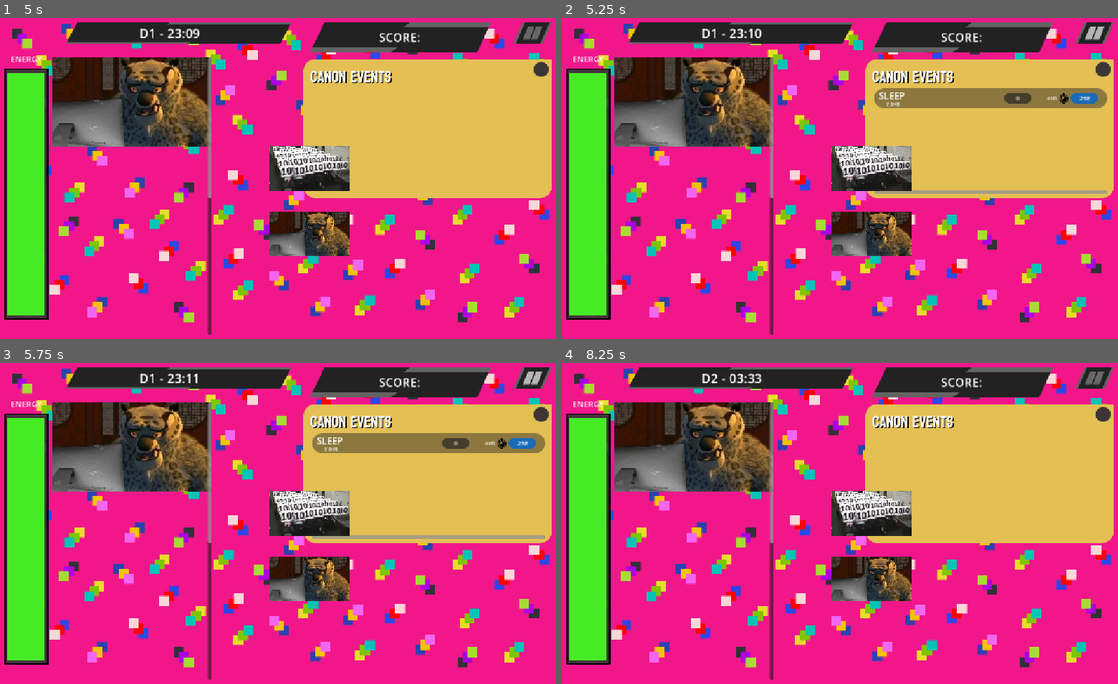
Above: before the commit, frames 1-4 (two rows, left to right).
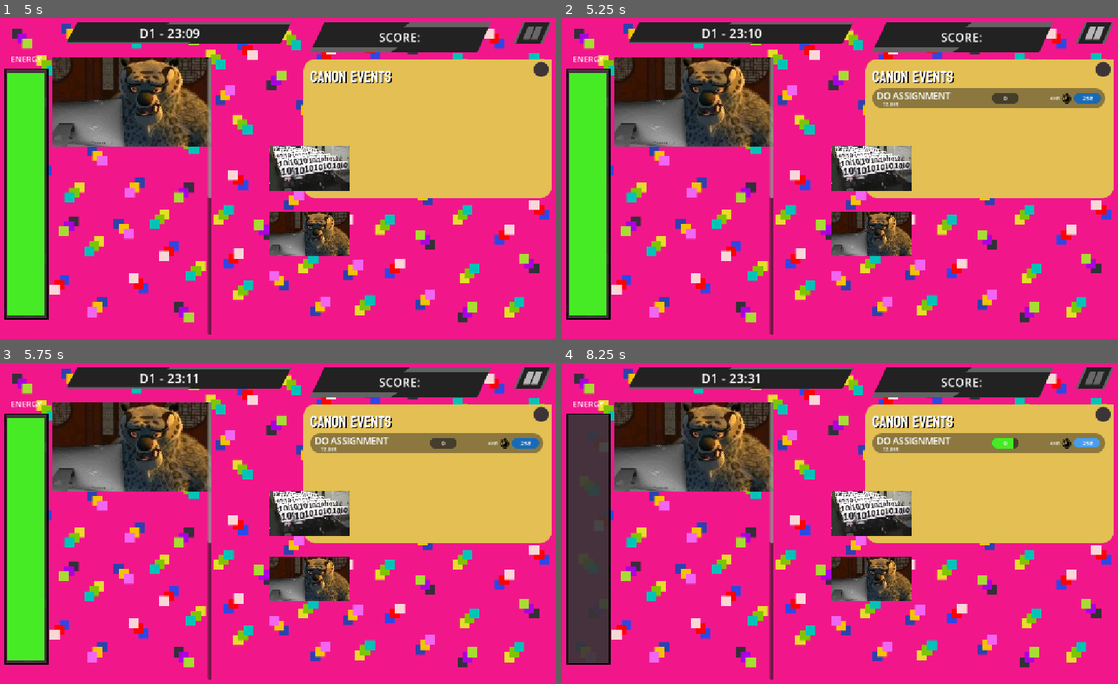
Above: after the commit, the same moments.

Repository: shi-reker/ScrollMaxxer
Game: Godot game, scene res://Scenes/main.tscn
Same seed, same stepped clock (60 frames per second), same inputs: the game is played once before the commit and once after it. The engine's default icon, where the game draws it, is replaced by a stand-in: a white triangle on a blue panel in a dark square.
Inputs (mouse positions are in pixels of both pictures, inside the frame that each line leads up to):
- Up to frame 1 (5 s): click (278, 146) at 0.5 s; click (278, 210) at 1.25 s; click (278, 146) at 2 s; click (278, 210) at 2.75 s; click (278, 146) at 3.5 s; click (278, 210) at 4.25 s
- Up to frame 2 (5.25 s): click (1095, 34) at 5 s
- Up to frame 3 (5.75 s): no input
- Up to frame 4 (8.25 s): click "25e" at 5.75 s; click (1084, 443) at 6.5 s, where only the run after the commit has a clickable "25e"; click (1084, 443) at 7.25 s, where only the run after the commit has a clickable "25e"; tap Enter at 8 s

Frame 1 is identical in both runs. In frame 2, 1.0% of the frame differs, in the area x 55-99%, y 21-55%; in frame 3, 1.0%; in frame 4, 7.7%, in the area x 1-98%, y 3-93%.

Commit message:
crude generation

Diff:
--- a/Scenes/main.tscn
+++ b/Scenes/main.tscn
@@ -124,7 +124,7 @@
 texture_pressed = ExtResource("4_6bp64")
 texture_hover = ExtResource("5_344ge")
 
-[node name="ToDoList" type="TextureRect" parent="BG layer/UI layer" unique_id=678806263 node_paths=PackedStringArray("container", "game")]
+[node name="ToDoList" type="TextureRect" parent="BG layer/UI layer" unique_id=678806263 node_paths=PackedStringArray("container", "scoller", "game")]
 anchors_preset = -1
 anchor_left = 0.976
 anchor_top = 0.13
@@ -136,15 +136,18 @@
 texture = ExtResource("3_kry3j")
 script = ExtResource("9_jkdf5")
 container = NodePath("ScrollContainer/VBoxContainer")
+scoller = NodePath("ScrollContainer")
 game = NodePath("../../..")
 
 [node name="ScrollContainer" type="ScrollContainer" parent="BG layer/UI layer/ToDoList" unique_id=1336885851]
-layout_mode = 1
-anchors_preset = -1
-anchor_left = 0.035
+clip_contents = false
+layout_mode = 1
+anchors_preset = -1
+anchor_left = 0.028
 anchor_top = 0.21
 anchor_right = 0.97
 anchor_bottom = 0.97
+offset_right = -1.0
 grow_horizontal = 2
 grow_vertical = 2
 
--- a/Scenes/tasks.tscn
+++ b/Scenes/tasks.tscn
@@ -34,65 +34,67 @@
 offset_bottom = 30.0
 texture = ExtResource("1_et2hn")
 script = ExtResource("2_x5snx")
-taskTitle = NodePath("HBoxContainer/titles/TaskTitle")
-taskDue = NodePath("HBoxContainer/titles/TaskSubtitle")
-taskPBar = NodePath("HBoxContainer/HBoxContainer/ProgressBar")
-taskPNum = NodePath("HBoxContainer/HBoxContainer/ProgressBar/Label")
-taskPDur = NodePath("HBoxContainer/HBoxContainer/HBoxContainer/ProgressDur")
-taskPCost = NodePath("HBoxContainer/HBoxContainer/HBoxContainer/ProgressButton/Label")
+taskTitle = NodePath("titles/TaskTitle")
+taskDue = NodePath("titles/TaskSubtitle")
+taskPBar = NodePath("HBoxContainer2/ProgressBar")
+taskPNum = NodePath("HBoxContainer2/ProgressBar/Label")
+taskPDur = NodePath("HBoxContainer2/HBoxContainer/ProgressDur")
+taskPCost = NodePath("HBoxContainer2/HBoxContainer/ProgressButton/Label")
 
-[node name="HBoxContainer" type="HBoxContainer" parent="." unique_id=1436943226]
+[node name="titles" type="VBoxContainer" parent="." unique_id=990017564]
+layout_mode = 0
+offset_left = 9.0
+offset_top = 1.5
+offset_right = 239.0
+offset_bottom = 38.5
+offset_transform_enabled = true
+theme_override_constants/separation = -2
+alignment = 1
+
+[node name="TaskTitle" type="Label" parent="titles" unique_id=284753327]
+layout_mode = 2
+text = "Task"
+label_settings = SubResource("LabelSettings_pkeh2")
+vertical_alignment = 3
+clip_text = true
+uppercase = true
+
+[node name="TaskSubtitle" type="Label" parent="titles" unique_id=2119757336]
+layout_mode = 2
+size_flags_horizontal = 0
+offset_transform_enabled = true
+offset_transform_position = Vector2(12, 0)
+offset_transform_visual_only = false
+text = "1D left"
+label_settings = SubResource("LabelSettings_53qbn")
+vertical_alignment = 1
+uppercase = true
+
+[node name="HBoxContainer2" type="HBoxContainer" parent="." unique_id=52916707]
+custom_minimum_size = Vector2(220, 0)
+custom_maximum_size = Vector2(220, -1)
+propagate_maximum_size = false
 layout_mode = 1
-anchors_preset = 8
+anchors_preset = -1
 anchor_left = 0.5
 anchor_top = 0.5
 anchor_right = 0.5
 anchor_bottom = 0.5
-offset_left = -225.0
-offset_top = -15.0
-offset_right = 225.0
-offset_bottom = 15.0
+offset_left = 5.5
+offset_top = -10.0
+offset_right = 225.5
+offset_bottom = 10.0
 grow_horizontal = 2
 grow_vertical = 2
-theme_override_constants/separation = 0
+size_flags_vertical = 4
+theme_override_constants/separation = 4
 
-[node name="titles" type="VBoxContainer" parent="HBoxContainer" unique_id=990017564]
-custom_minimum_size = Vector2(252, 30)
-layout_mode = 2
-offset_transform_enabled = true
-theme_override_constants/separation = -2
-alignment = 1
-
-[node name="TaskTitle" type="Label" parent="HBoxContainer/titles" unique_id=284753327]
-custom_minimum_size = Vector2(252, 18)
-layout_mode = 2
-text = "Task"
-label_settings = SubResource("LabelSettings_pkeh2")
-vertical_alignment = 3
-autowrap_mode = 3
-uppercase = true
-
-[node name="TaskSubtitle" type="Label" parent="HBoxContainer/titles" unique_id=2119757336]
-custom_minimum_size = Vector2(222, 12)
-layout_mode = 2
-size_flags_horizontal = 4
-text = "1D left"
-label_settings = SubResource("LabelSettings_53qbn")
-vertical_alignment = 1
-autowrap_mode = 3
-uppercase = true
-
-[node name="HBoxContainer" type="HBoxContainer" parent="HBoxContainer" unique_id=52916707]
-layout_mode = 2
-size_flags_vertical = 4
-theme_override_constants/separation = 31
-
-[node name="ProgressBar" type="TextureProgressBar" parent="HBoxContainer/HBoxContainer" unique_id=833837614]
+[node name="ProgressBar" type="TextureProgressBar" parent="HBoxContainer2" unique_id=833837614]
 layout_mode = 2
 texture_under = ExtResource("2_qcn5x")
 texture_progress = ExtResource("3_x5snx")
 
-[node name="Label" type="Label" parent="HBoxContainer/HBoxContainer/ProgressBar" unique_id=107224164]
+[node name="Label" type="Label" parent="HBoxContainer2/ProgressBar" unique_id=107224164]
 custom_minimum_size = Vector2(55, 12)
 layout_mode = 1
 anchors_preset = 8
@@ -112,27 +114,30 @@
 vertical_alignment = 1
 uppercase = true
 
-[node name="HBoxContainer" type="HBoxContainer" parent="HBoxContainer/HBoxContainer" unique_id=605554587]
+[node name="HBoxContainer" type="HBoxContainer" parent="HBoxContainer2" unique_id=605554587]
 layout_mode = 2
+size_flags_horizontal = 10
+size_flags_vertical = 4
 
-[node name="ProgressDur" type="Label" parent="HBoxContainer/HBoxContainer/HBoxContainer" unique_id=1937243346]
+[node name="ProgressDur" type="Label" parent="HBoxContainer2/HBoxContainer" unique_id=1937243346]
 layout_mode = 2
-text = "1-2hr"
+size_flags_horizontal = 0
+text = "1-2minutes"
 label_settings = SubResource("LabelSettings_y8knx")
 uppercase = true
 
-[node name="TimerIcon" type="TextureRect" parent="HBoxContainer/HBoxContainer/HBoxContainer" unique_id=2045178293]
+[node name="TimerIcon" type="TextureRect" parent="HBoxContainer2/HBoxContainer" unique_id=2045178293]
 layout_mode = 2
 size_flags_vertical = 4
 texture = ExtResource("4_0eaug")
 
-[node name="ProgressButton" type="TextureButton" parent="HBoxContainer/HBoxContainer/HBoxContainer" unique_id=486987844]
+[node name="ProgressButton" type="TextureButton" parent="HBoxContainer2/HBoxContainer" unique_id=486987844]
 layout_mode = 2
 texture_normal = ExtResource("2_qmqpt")
 texture_pressed = ExtResource("3_tnxfn")
 texture_hover = ExtResource("4_qcn5x")
 
-[node name="Label" type="Label" parent="HBoxContainer/HBoxContainer/HBoxContainer/ProgressButton" unique_id=1816889474]
+[node name="Label" type="Label" parent="HBoxContainer2/HBoxContainer/ProgressButton" unique_id=1816889474]
 custom_minimum_size = Vector2(55, 12)
 layout_mode = 1
 anchors_preset = 8
@@ -152,4 +157,4 @@
 vertical_alignment = 1
 uppercase = true
 
-[connection signal="pressed" from="HBoxContainer/HBoxContainer/HBoxContainer/ProgressButton" to="." method="_on_progres_pressed"]
+[connection signal="pressed" from="HBoxContainer2/HBoxContainer/ProgressButton" to="." method="_on_progres_pressed"]
--- a/resources/tasks/Sleep_res.tres
+++ b/resources/tasks/rest/Sleep_res.tres
@@ -8,5 +8,5 @@
 Len = 360.0
 Due = 420.0
 cat = 2
-tag = 1
+tag = 4
 metadata/_custom_type_script = "uid://beqmt15xrtaio"
--- a/resources/tasks/task_base_res.gd
+++ b/resources/tasks/task_base_res.gd
@@ -17,5 +17,6 @@
 	CHORE,
 	ROUTINE,
 	ASSIGNMENT,
-	RANDOM_EVENT
+	RANDOM_EVENT,
+	REST
 }
--- a/scripts/tasks/task_spawner.gd
+++ b/scripts/tasks/task_spawner.gd
@@ -1,29 +1,68 @@
 extends TextureRect
 
 @export var container:VBoxContainer
+@export var scoller:ScrollContainer
 @export var game:Main
 
 var task = preload("res://Scenes/tasks.tscn")
-var clock:float
 var count:float = 0
 
 signal give_resources(t:int, e:int)
 
+var taskVariants:Dictionary[Task_base.Tags, Array] = {
+	Task_base.Tags.CHORE: [
+		"res://resources/tasks/chore/cleanup_res.tres", "res://resources/tasks/chore/Dishes_res.tres"
+	],
+	Task_base.Tags.ROUTINE: [
+		"res://resources/tasks/routine/gotoclass_res.tres", "res://resources/tasks/routine/shower_res.tres"
+	],
+	Task_base.Tags.ASSIGNMENT: [
+		"res://resources/tasks/assignment/GroupP1_res.tres", "res://resources/tasks/assignment/GroupP2_res.tres",
+		"res://resources/tasks/assignment/GroupP3_res.tres", "res://resources/tasks/assignment/GroupP4_res.tres"
+	],
+	Task_base.Tags.RANDOM_EVENT: [
+		"res://resources/tasks/random event/FriendInv1_res.tres", "res://resources/tasks/random event/Funeral_res.tres"
+	],
+	Task_base.Tags.REST: [
+		"res://resources/tasks/rest/Sleep_res.tres"
+	]
+}
+
+func _ready() -> void:
+	scoller.clip_contents = true
+
 func _process(delta: float) -> void:
 	count +=delta
 	if count >= 5:
-		var newTask = task.instantiate()
-		newTask.on_do_task.connect(setTime)
-		newTask.req_resources.connect(fillRequest)
-		give_resources.connect(newTask.getResources)
-		container.add_child(newTask)
+		GenerateTask()
 		count = 0
 
-func fillRequest():
+func FillRequest():
 	give_resources.emit(game.hr, game.energy)
-	print_debug(game.hr, game.energy)
 
-func setTime(minute, energy):
+func SetTime(minute, energy):
 	game.min += minute
-	game.energy += energy
+	game.energy -= energy
 	game.update_clock_and_energy()
+
+func GenerateTask():
+	var taskType
+	var selection
+	if game.hr < 6 or game.hr > 18:
+		print_debug(1)
+		selection = [0, 2, 4]
+		taskType = taskVariants[selection.pick_random()].pick_random()
+	elif game.hr < 12:
+		print_debug(2)
+		taskType = taskVariants[randi_range(0, 3)].pick_random()
+	elif game.hr < 18:
+		print_debug(3)
+		taskType = taskVariants[randi_range(0, 4)].pick_random()
+
+	print_debug(taskType)
+	var newTask = task.instantiate()
+	newTask.Setup(taskType)
+	newTask.on_do_task.connect(SetTime)
+	newTask.req_resources.connect(FillRequest)
+	give_resources.connect(newTask.GetResources)
+	container.add_child(newTask)
--- a/scripts/tasks/tasks.gd
+++ b/scripts/tasks/tasks.gd
@@ -17,8 +17,8 @@
 signal req_resources()
 signal on_do_task(time:int, energy:int)
 
-func _ready() -> void:
-	taskDetails = load("res://resources/tasks/Sleep_res.tres")
+func Setup(task:String):
+	taskDetails = load(task)
 	taskTitle.text = str(taskDetails.Title)
 	if taskDetails.Due < 60:
 		taskDue.text = str(taskDetails.Due)+ "MINUTES"
@@ -43,7 +43,7 @@
 	taskPBar.value = 0
 	taskPNum.text = "0"
 
-func getResources(t:int, e:int):
+func GetResources(t:int, e:int):
 	time = t
 	energy = e
 
@@ -71,14 +71,17 @@
 	else:
 		if energy < 25:
 			return
-		if taskType == taskDetails.Tags.ROUTINE:
+		if taskType == taskDetails.Tags.ROUTINE or taskType == taskDetails.Tags.REST:
 			var randDur = randf_range(70, 90)
 			timeConsumed = int((randDur/100)*taskDetails.Len)
 			taskPBar.value += 100
 		else:
 			taskPBar.value += randi_range(15, 30)
 			timeConsumed = 4
-		energyConsumed = 25
+		if taskType == taskDetails.Tags.REST:
+			energyConsumed = -75
+		else:
+			energyConsumed = 25
 
 	on_do_task.emit(timeConsumed, energyConsumed)
 
Renamed: resources/tasks/GroupP1_res.tres -> resources/tasks/assignment/GroupP1_res.tres
Renamed: resources/tasks/GroupP2_res.tres -> resources/tasks/assignment/GroupP2_res.tres
Renamed: resources/tasks/GroupP3_res.tres -> resources/tasks/assignment/GroupP3_res.tres
Renamed: resources/tasks/GroupP4_res.tres -> resources/tasks/assignment/GroupP4_res.tres
Renamed: resources/tasks/Dishes_res.tres -> resources/tasks/chore/Dishes_res.tres
Renamed: resources/tasks/cleanup_res.tres -> resources/tasks/chore/cleanup_res.tres
Renamed: resources/tasks/FriendInv1_res.tres -> resources/tasks/random event/FriendInv1_res.tres
Renamed: resources/tasks/Funeral_res.tres -> resources/tasks/random event/Funeral_res.tres
Renamed: resources/tasks/gotoclass_res.tres -> resources/tasks/routine/gotoclass_res.tres
Renamed: resources/tasks/shower_res.tres -> resources/tasks/routine/shower_res.tres
